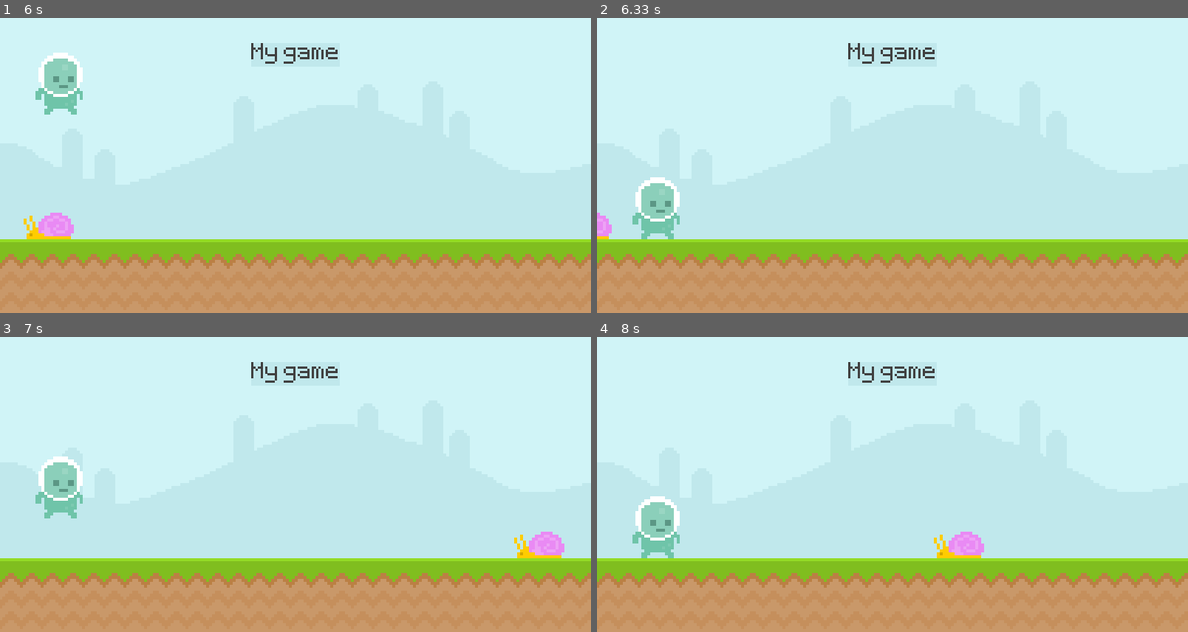
Above: before the commit, frames 1-4 (two rows, left to right).
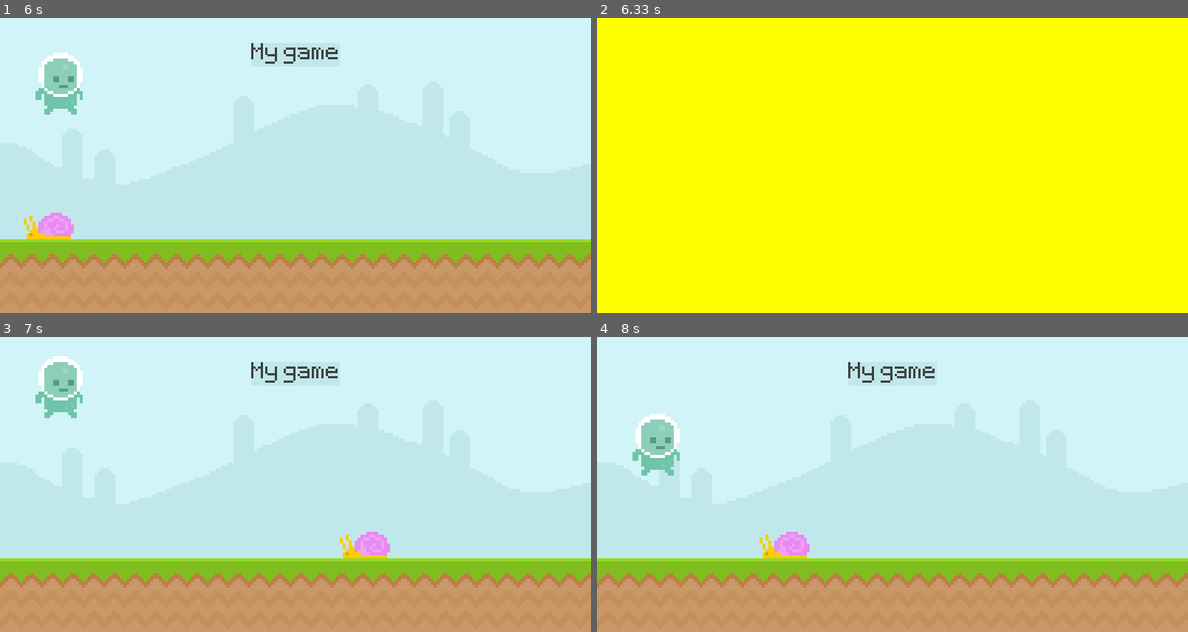
Above: after the commit, the same moments.

Repository: sonukuldeep/Pygame-introduction
Game: pygame game, started from runner.py
Same seed, same stepped clock (60 frames per second), same inputs: the game is played once before the commit and once after it.
Inputs (mouse positions are in pixels of both pictures, inside the frame that each line leads up to):
- Up to frame 1 (6 s): tap Space at 0.33, 0.73, 1.03, 1.57, 1.87, 2.63, 3.4, 3.8, 4.1, 4.87, 5.17, 5.35, 5.57 s; move the mouse to (313, 254) at 0.7 s; move the mouse to (200, 68) at 1.53 s; move the mouse to (401, 82) at 2.6 s; move the mouse to (502, 162) at 3.37 s; move the mouse to (289, 71) at 3.77 s; move the mouse to (271, 127) at 4.83 s; move the mouse to (330, 192) at 5.33 s
- Up to frame 2 (6.33 s): move the mouse to (981, 165) at 6.17 s; tap Space at 6.18 s
- Up to frame 3 (7 s): tap Space at 6.4, 6.68, 6.9 s; move the mouse to (254, 428) at 6.67 s
- Up to frame 4 (8 s): tap Space at 7.12, 7.25, 7.47 s; move the mouse to (1081, 419) at 7.23 s

Frame 1 is identical in both runs. In frame 2, 100% of the frame differs, in the area x 0-100%, y 0-100%; in frame 3, 3.6%; in frame 4, 3.6%.

Commit message:
pasuse mechanics

Diff:
--- a/runner.py
+++ b/runner.py
@@ -6,6 +6,7 @@
 pygame.display.set_caption("Runner")
 clock = pygame.time.Clock()
 test_font = pygame.font.Font("assets/font/Pixeltype.ttf", 50)
+game_is_active = True
 # test_surface = pygame.Surface((100, 200))
 # test_surface.fill('Red')
 sky_surface = pygame.image.load("assets/graphics/Sky.png").convert()
@@ -30,38 +31,49 @@
             exit()
         # if event.type == pygame.MOUSEMOTION:
         #     print(event.pos)
-        if event.type == pygame.KEYDOWN:
-            if event.key == pygame.K_SPACE:
-                if player_rect.bottom == 300: player_gravity = -20
+        if game_is_active:
+            if event.type == pygame.KEYDOWN:
+                if event.key == pygame.K_SPACE:
+                    if player_rect.bottom == 300:
+                        player_gravity = -20
 
-    screen.blit(sky_surface, (0, 0))
-    screen.blit(ground_surface, (0, 300))
-    pygame.draw.rect(screen, "#c0e8ec", score_rect)
-    pygame.draw.rect(screen, "#c0e8ec", score_rect, 10)
-    screen.blit(score_surface, score_rect)
-    screen.blit(snail_surface, snail_rect)
+        elif event.type == pygame.KEYDOWN and event.key == pygame.K_SPACE:
+            snail_rect.left = 600
+            game_is_active = True
 
-    player_gravity +=1
-    player_rect.y += player_gravity
-    if player_rect.bottom >= 300: player_rect.bottom = 300
-    screen.blit(player_surface, player_rect)
-    # if player_rect.colliderect(snail_rect):
-    #     print("collision")
+    if game_is_active:
+        screen.blit(sky_surface, (0, 0))
+        screen.blit(ground_surface, (0, 300))
+        pygame.draw.rect(screen, "#c0e8ec", score_rect)
+        pygame.draw.rect(screen, "#c0e8ec", score_rect, 10)
+        screen.blit(score_surface, score_rect)
+        screen.blit(snail_surface, snail_rect)
 
-    # mouse_pos = pygame.mouse.get_pos()
-    # if player_rect.collidepoint(mouse_pos):
-    #     print(pygame.mouse.get_pressed())
+        player_gravity += 1
+        player_rect.y += player_gravity
+        if player_rect.bottom >= 300:
+            player_rect.bottom = 300
+        screen.blit(player_surface, player_rect)
+        # if player_rect.colliderect(snail_rect):
+        #     print("collision")
 
-    pygame.display.update()
-    snail_rect.left += snail_speed
+        # mouse_pos = pygame.mouse.get_pos()
+        # if player_rect.collidepoint(mouse_pos):
+        #     print(pygame.mouse.get_pressed())
 
-    if snail_rect.left < -100:
-        snail_rect.left = 800
+        # Collsion
+        if snail_rect.colliderect(player_rect):
+            game_is_active = False
 
+        snail_rect.left += snail_speed
+
+        if snail_rect.left < -100:
+            snail_rect.left = 800
+    else:
+        screen.fill("Yellow")
     # keys = pygame.key.get_pressed()
     # if keys[pygame.K_SPACE]:
     #     print("jump")
 
-
-
+    pygame.display.update()
     clock.tick(60)
